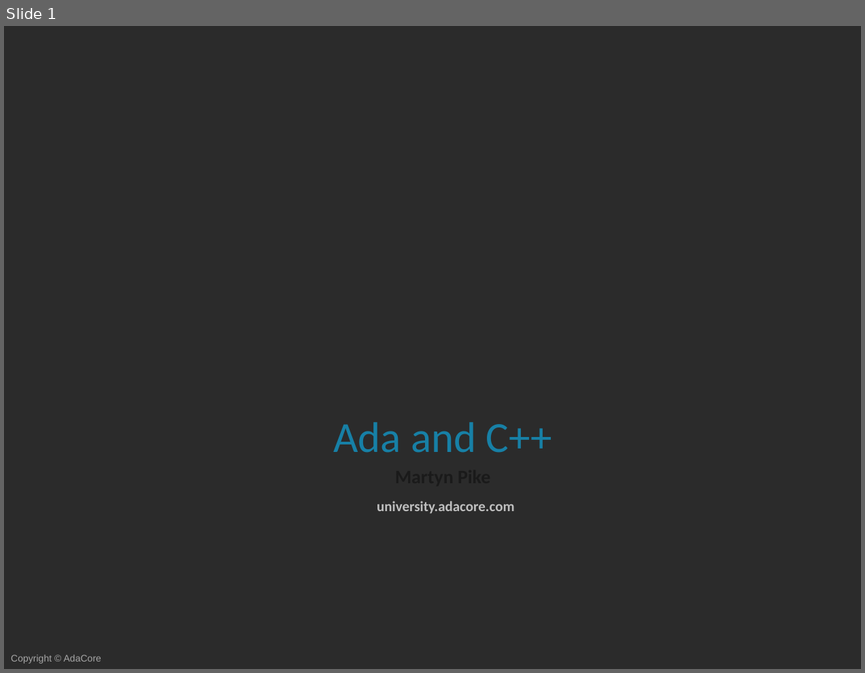
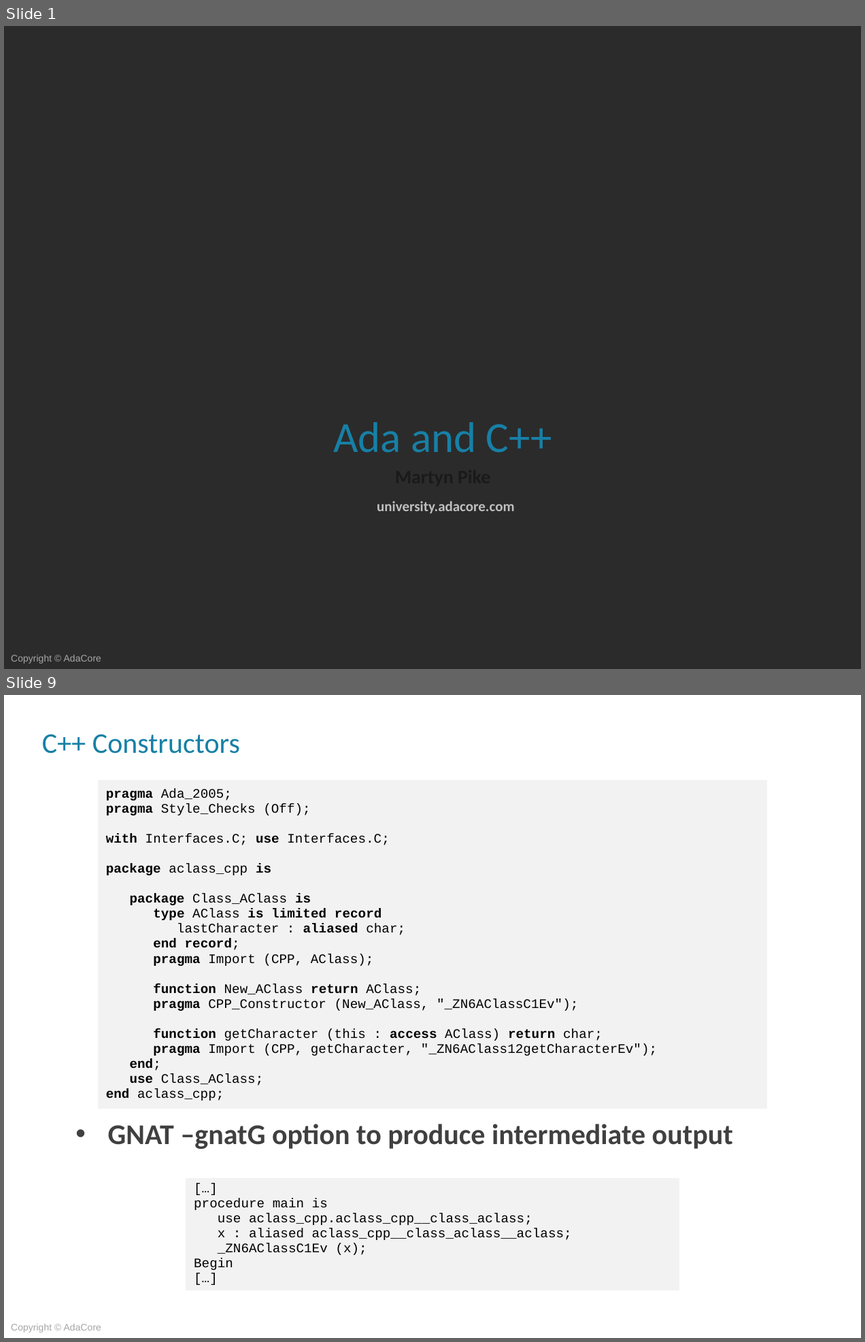
Before and after one commit to AdaCoreU/Courses, a slide deck: lectures/04_Mixed_Language_Programming_In_Ada/03_Ada_and_C++/Slides/03_Ada_and_C++.pptx. Shown one above the other, each under a label of ours: slide 1 before the commit, slides 1 and 9 after it; the slides between them are not shown. The pictures are 865x673 and 865x1342 pixels, drawn with LibreOffice and Linux fonts; fonts in the diff are those of the drawing; background and template pictures are left out; a plain dark background stands for a picture behind light text. Boxes give left, top, right and bottom in pixels: in the first picture for what was removed or moved away, otherwise in the second. Text is boxed around its words. In the diff, an @@ line names an element or a change of style, - is before the commit and + after.

```diff
--- a/lectures/04_Mixed_Language_Programming_In_Ada/03_Ada_and_C++/Slides/03_Ada_and_C++.pptx
+++ b/lectures/04_Mixed_Language_Programming_In_Ada/03_Ada_and_C++/Slides/03_Ada_and_C++.pptx
@@ slide 9 added at (4, 695, 861, 1338), background picture (left out); not listed: 1 template element that a slide beside it also shows @@
@@ title added at (42, 734, 240, 753), 24 pt, text #1780A6 @@
+C++ Constructors
@@ table added at (97, 780, 768, 1118), 1 rows, 1 columns @@
+pragma Ada_2005; / pragma Style_Checks (Off); / with Interfaces.C; use Interfaces.C; / package aclass_cpp is / package Class_AClass is / type AClass is limited record / lastCharacter : aliased char; / end record; / pragma Import (CPP, AClass); / function New_AClass return AClass; / pragma CPP_Constructor (New_AClass, "_ZN6AClassC1Ev"); / function getCharacter (this : access AClass) return char; / pragma Import (CPP, getCharacter, "_ZN6AClass12getCharacterEv"); / end; / use Class_AClass; / end aclass_cpp;
@@ text added at (108, 1123, 733, 1149), 24 pt, text #404040, bold @@
+• GNAT –gnatG option to produce intermediate output
@@ table added at (186, 1176, 680, 1295), 1 rows, 1 columns @@
+[…] / procedure main is / use aclass_cpp.aclass_cpp__class_aclass; / x : aliased aclass_cpp__class_aclass__aclass; / _ZN6AClassC1Ev (x); / Begin / […]
```
Also in this commit, not shown: 6 slides changed, 26 other slides added, 4 slides removed.
